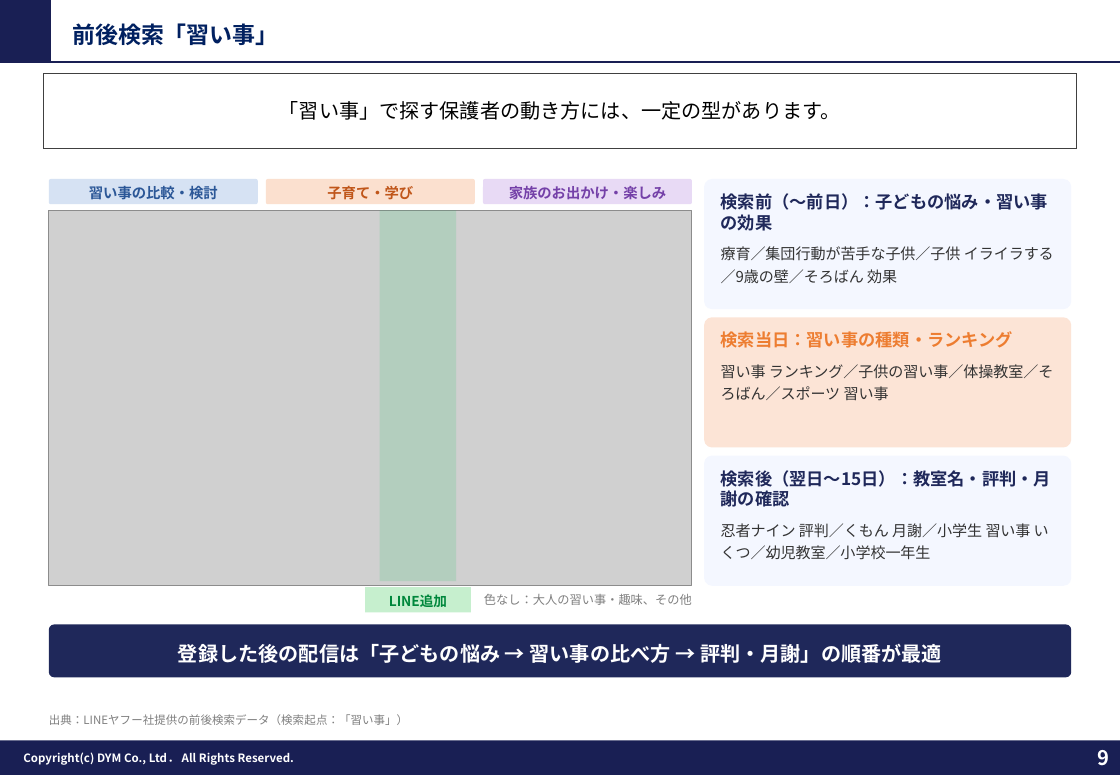
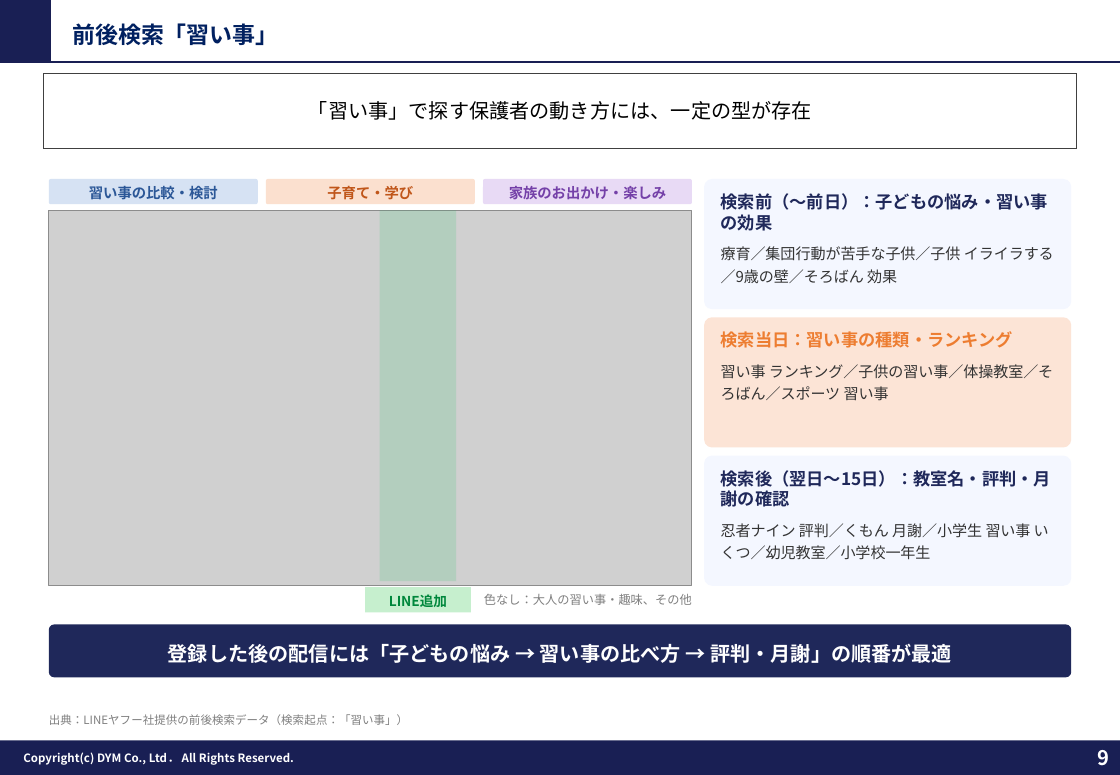
Before and after one commit to tonomura-r-dev/folder, a slide deck: slide 9 of 202609_株式会社やる気スイッチグループ御中_LINE公式アカウント運用のご提案_ver3.1.pptx. Drawn at 1120x775 pixels with LibreOffice and Linux fonts; fonts in the diff are those of the drawing; grey boxes stand for pictures; background and template pictures are left out. Boxes give left, top, right and bottom in pixels: in the first picture for what was removed or moved away, otherwise in the second. Text is boxed around its words. In the diff, an @@ line names an element or a change of style, - is before the commit and + after.

```diff
--- a/202609_株式会社やる気スイッチグループ御中_LINE公式アカウント運用のご提案_ver3.1.pptx
+++ b/202609_株式会社やる気スイッチグループ御中_LINE公式アカウント運用のご提案_ver3.1.pptx
@@ text in rectangle at <box>308,101,812,120</box>: text changed; font Arial to Noto Sans CJK JP @@
-「習い事」で探す保護者の動き方には、一定の型があります。
+「習い事」で探す保護者の動き方には、一定の型が存在
@@ text in rounded rectangle at <box>168,644,952,663</box>: text changed @@
-登録した後の配信は「子どもの悩み → 習い事の比べ方 → 評判・月謝」の順番が最適
+登録した後の配信には「子どもの悩み → 習い事の比べ方 → 評判・月謝」の順番が最適
```
Also in this commit, not shown: 19 other slides changed.
